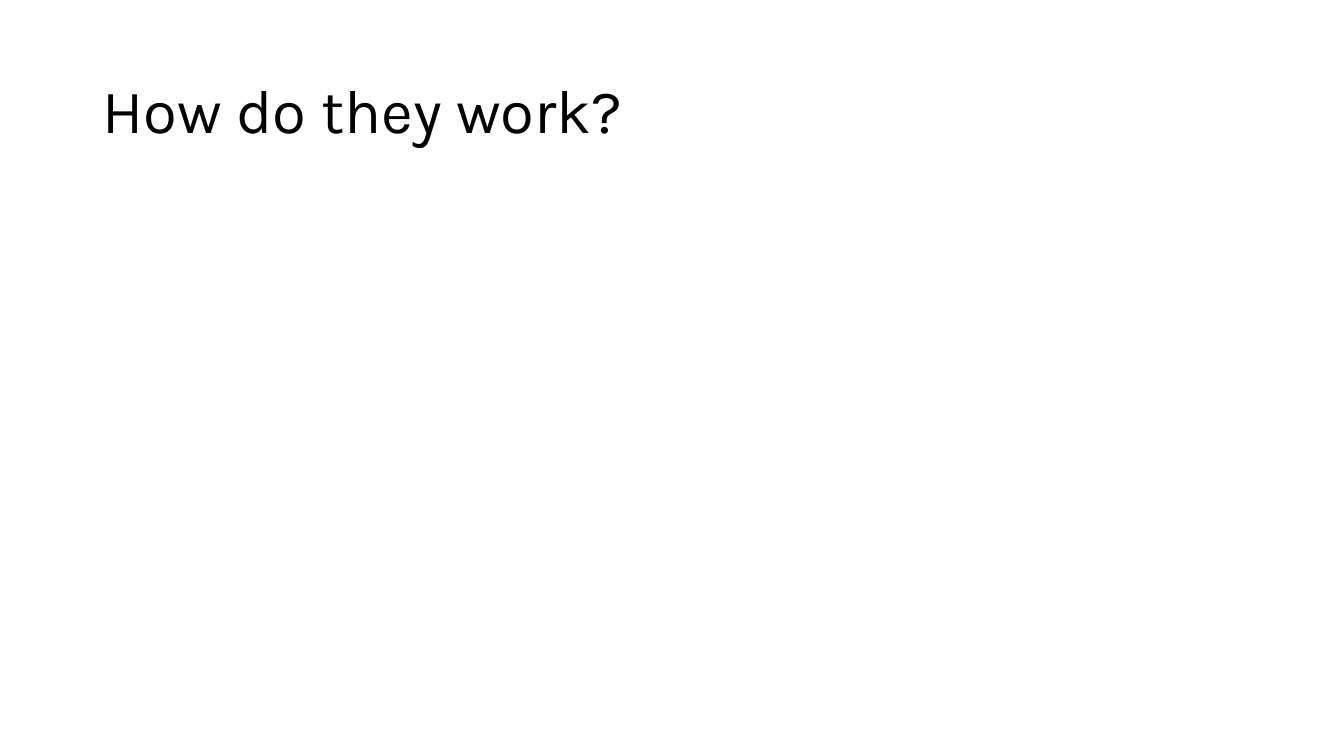
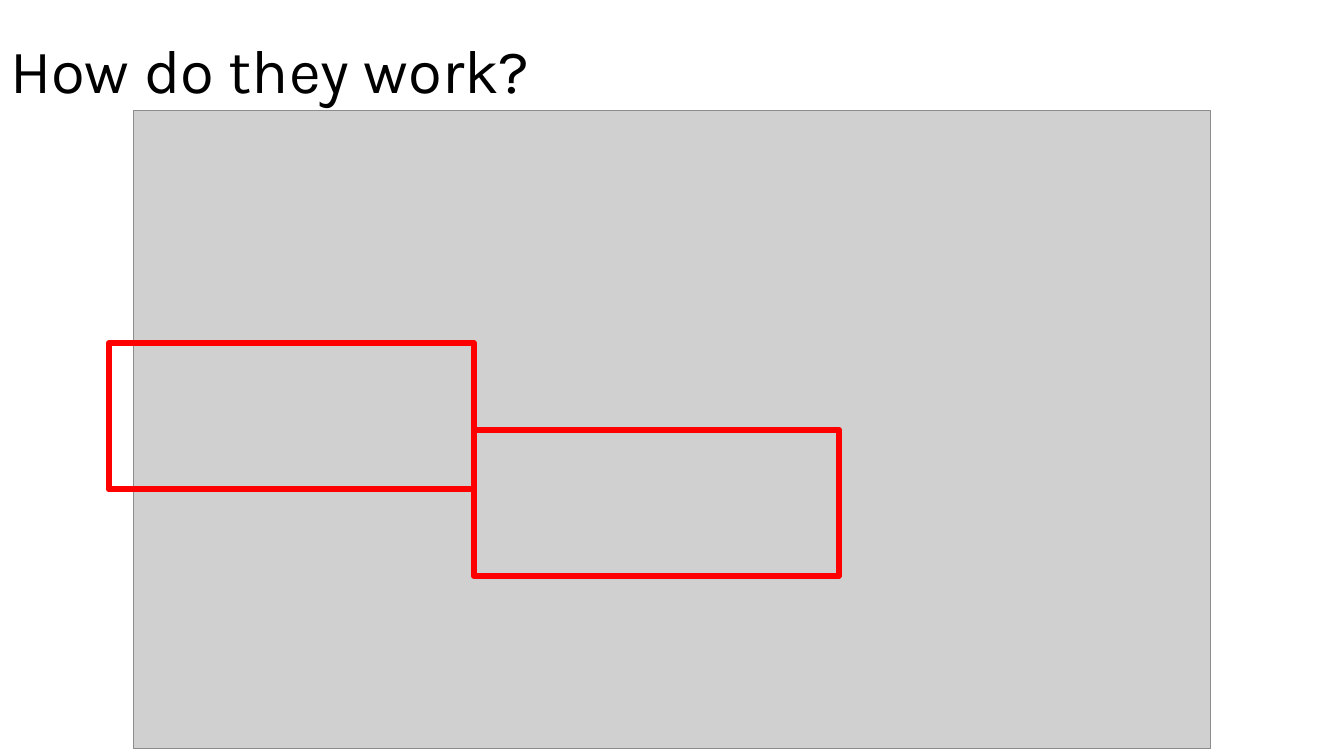
Before and after one commit to MENGHSUANCHUNG/24SS_NLP_workshop, a slide deck: slide 15 of Week07_Comparison/WEEK07.pptx (slide 12 before the commit). Drawn at 1344x756 pixels with LibreOffice and Linux fonts; fonts in the diff are those of the drawing; grey boxes stand for pictures. Boxes give left, top, right and bottom in pixels: in the first picture for what was removed or moved away, otherwise in the second. Text is boxed around its words. In the diff, an @@ line names an element or a change of style, - is before the commit and + after.

```diff
--- a/Week07_Comparison/WEEK07.pptx
+++ b/Week07_Comparison/WEEK07.pptx
@@ title "How do they work?": place and size @@
-title "How do they work?" at box(102, 91, 622, 148)
+title "How do they work?" at box(10, 51, 530, 108)
@@ picture added at box(134, 111, 1211, 748) @@
@@ rectangle added at box(109, 344, 474, 490), outline #FF0000 4.5 pt @@
@@ rectangle added at box(474, 430, 839, 576), outline #FF0000 4.5 pt @@
```
Also in this commit, not shown: 13 slides added, 1 slide removed.
